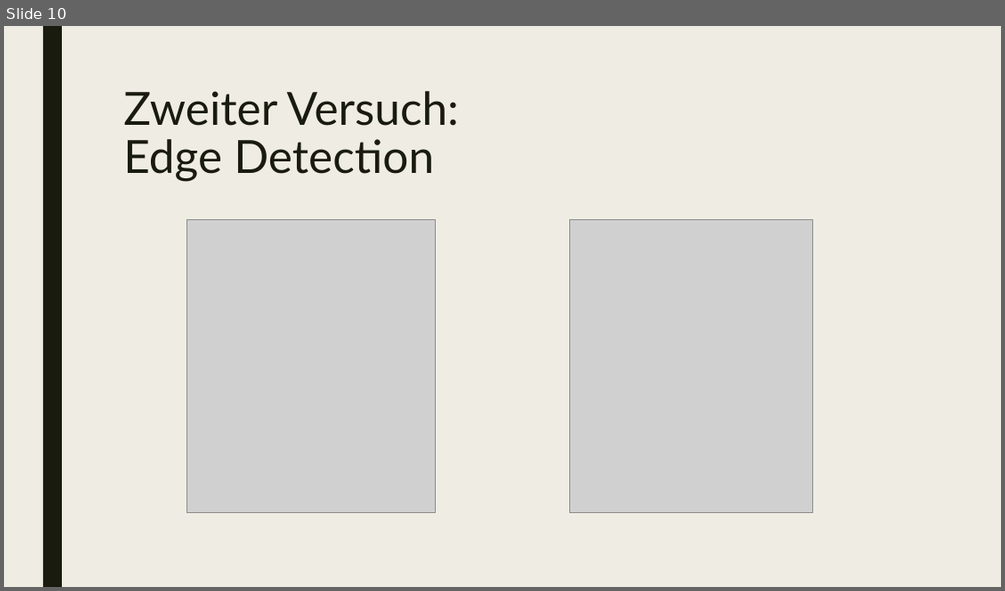
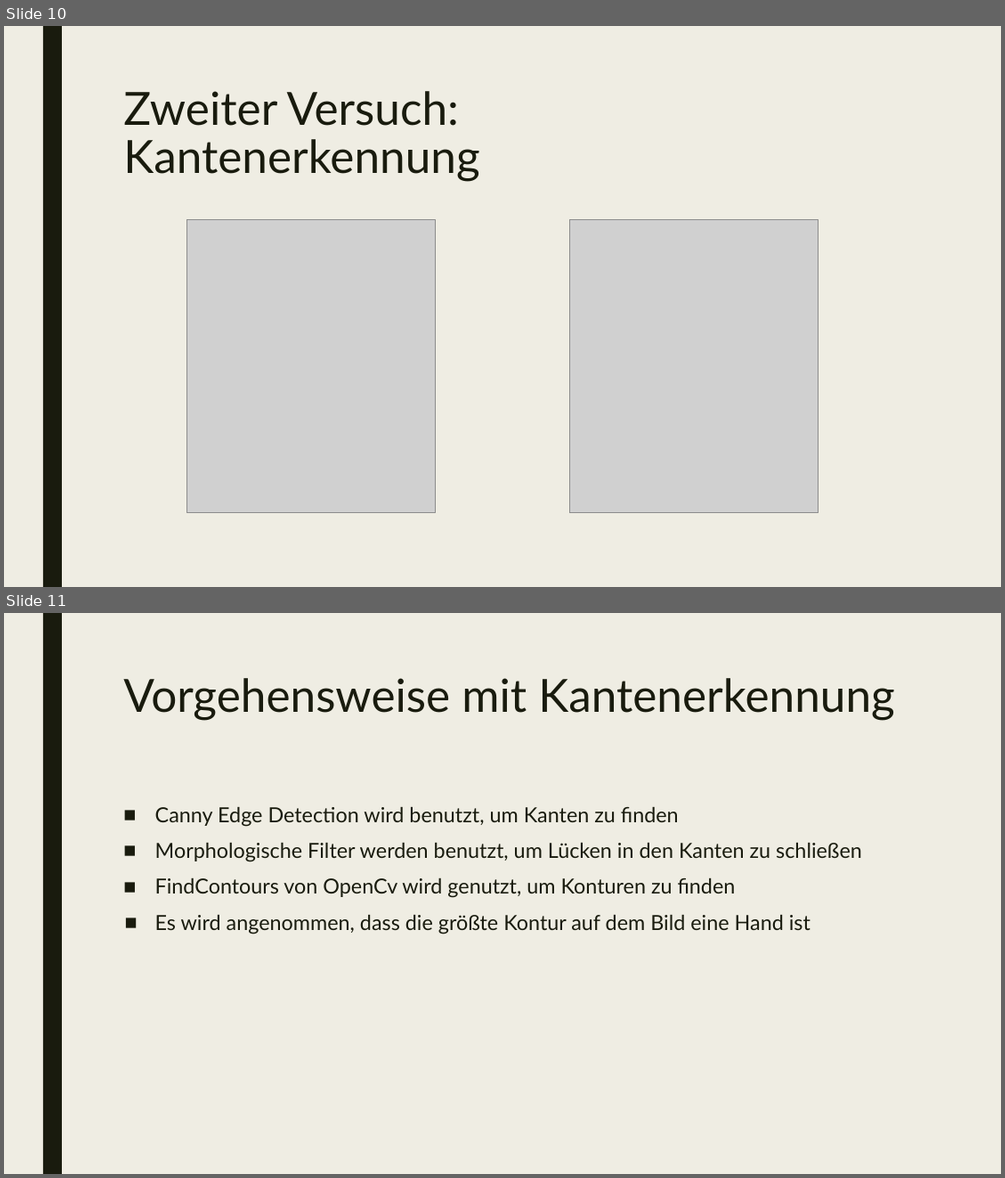
Before and after one commit to uol-mediaprocessing-201920/group-projects-hand-gesture, a slide deck: gesture_recognition.pptx. Shown one above the other, each under a label of ours: slide 10 before the commit, slides 10 and 11 after it. The pictures are 1005x591 and 1005x1178 pixels, drawn with LibreOffice and Linux fonts; fonts in the diff are those of the drawing; grey boxes stand for pictures. Boxes give left, top, right and bottom in pixels: in the first picture for what was removed or moved away, otherwise in the second. Text is boxed around its words. In the diff, an @@ line names an element or a change of style, - is before the commit and + after.

```diff
--- a/gesture_recognition.pptx
+++ b/gesture_recognition.pptx
@@ slide 11 added at bbox=[4, 613, 1001, 1174], background #EFEDE3; not listed: 1 template element that a slide beside it also shows @@
@@ title added at bbox=[123, 678, 894, 720], 44 pt, text #191B0E @@
+Vorgehensweise mit Kantenerkennung
@@ text added at bbox=[155, 806, 862, 934], 20 pt, text #191B0E @@
+■ Canny Edge Detection wird benutzt, um Kanten zu finden
+■ Morphologische Filter werden benutzt, um Lücken in den Kanten zu schließen
+■ FindContours von OpenCv wird genutzt, um Konturen zu finden
+■ Es wird angenommen, dass die größte Kontur auf dem Bild eine Hand ist
@@ slide 10 changed as well @@
@@ title at bbox=[123, 91, 479, 182]: text changed @@
-Zweiter Versuch:
-Edge Detection
+Zweiter Versuch:
+Kantenerkennung
@@ picture added at bbox=[570, 220, 818, 513] @@
```
Also in this commit, not shown: 17 other slides changed, 1 other slide added, 1 slide removed.
